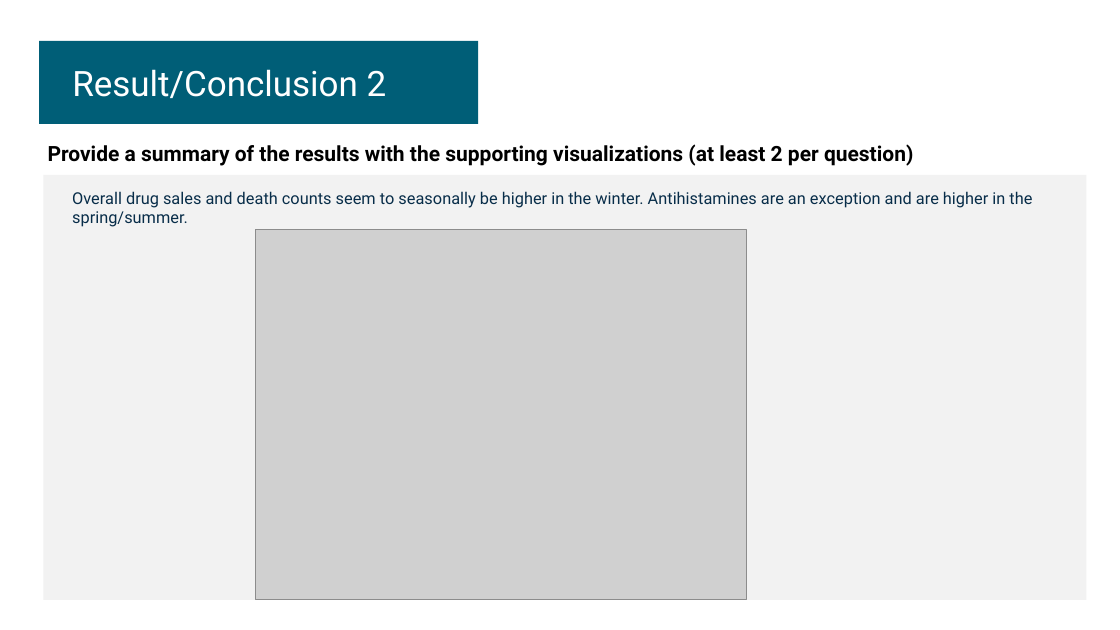
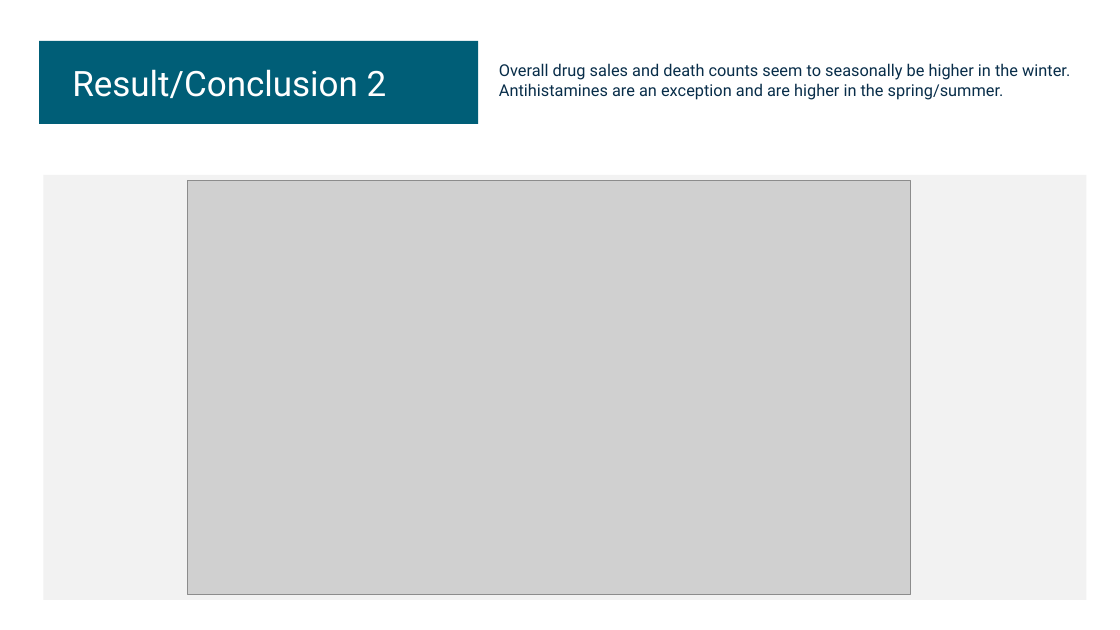
Before and after one commit to Birdfeathers/Project1--Healthcare_Devices, a slide deck: slide 9 of AI_Bootcamp_Project_1_Template - DRAFT FOR REVIEW 10.21.24.pptx (slide 8 before the commit). Drawn at 1120x630 pixels with LibreOffice and Linux fonts; fonts in the diff are those of the drawing; grey boxes stand for pictures. Boxes give left, top, right and bottom in pixels: in the first picture for what was removed or moved away, otherwise in the second. Text is boxed around its words. In the diff, an @@ line names an element or a change of style, - is before the commit and + after.

```diff
--- a/AI_Bootcamp_Project_1_Template - DRAFT FOR REVIEW 10.21.24.pptx
+++ b/AI_Bootcamp_Project_1_Template - DRAFT FOR REVIEW 10.21.24.pptx
@@ text "Overall drug sales and death ..." rewrapped from (72, 191, 1032, 227) to (499, 63, 1070, 100) @@
@@ text removed at (48, 144, 913, 166) @@
-Provide a summary of the results with the supporting visualizations (at least 2 per question)
@@ picture: place and size @@
-picture at (255, 229, 746, 600)
+picture at (187, 181, 911, 595)
```
Also in this commit, not shown: 9 other slides changed, 2 slides added.
